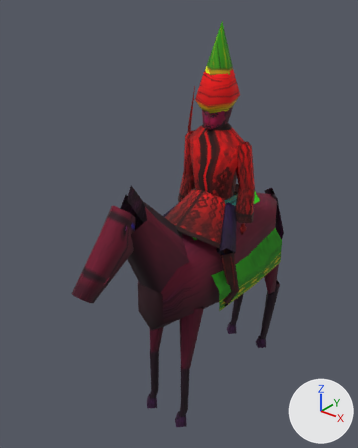
A saved change to the glTF model ordo/assets/models/units/kok_yuzboshi_lod1.glb.
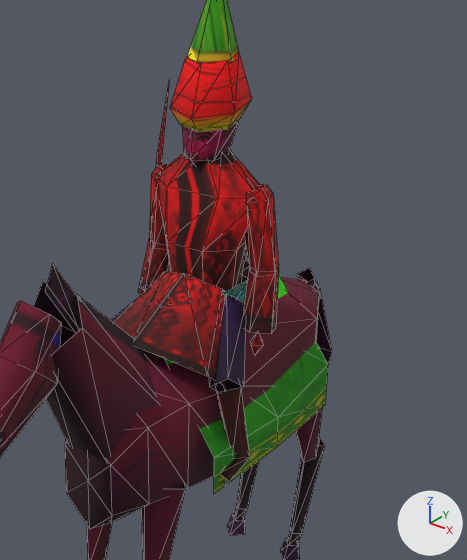
Each version appears first whole from a 50 mm lens placed at (1.89, -2.8, 3.07), pointed at (-0.16, -0.23, 1.48), and next in a close-up on the part from 29% to 100% of the width and 9% to 78% of the height. The axes (+X, +Y, +Z) are drawn at lower right. The lights are the same throughout. The first two pictures are the older version. The close-ups show mesh edges as thin lines. Vertices at exactly the same position are counted once.

The older version as bpy lines, for what is in view:
```python
me_kok_yuzboshi_lod1 = bpy.data.meshes.new('kok_yuzboshi_lod1')
me_kok_yuzboshi_lod1.from_pydata(...)  # 467 vertices, 564 faces; spans x -0.36..0.36, y -1.36..1.1, z 0.0..2.86
me_kok_yuzboshi_lod1.materials.append(mat_kokand_units)
# before: 214 (0.33, 0.06, 1.14) at pixel (278, 417), 215 (0.0, 0.06, 1.56), 216 (-0.33, 0.06, 1.14)
ob_kok_yuzboshi_lod1 = bpy.data.objects.new('kok_yuzboshi_lod1', me_kok_yuzboshi_lod1)
ob_kok_yuzboshi_lod1.location = (0.0, 0.0, 0.0)
```
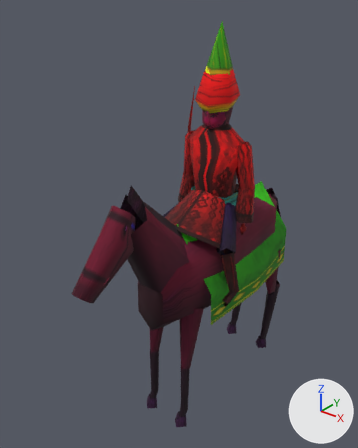
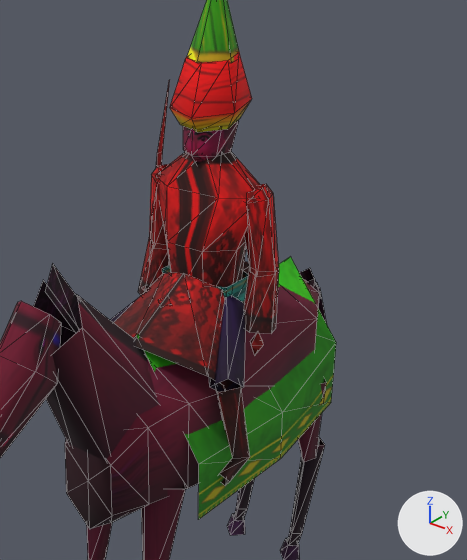
Pixel boxes (x1, y1, x2, y2) of what changed, in the close-ups (467 x 560 px; the box of a moved part takes in the faces that stretch with it):
'kok_yuzboshi_lod1', reshaped
    before: (0, 0, 332, 560)
    after: (0, 0, 336, 560)
part 1 of me_kok_yuzboshi_lod1, moved or reshaped
    before: (163, 269, 247, 303)
    after: (162, 265, 248, 303)
part 2 of me_kok_yuzboshi_lod1, moved or reshaped
    before: (165, 275, 328, 494)
    after: (135, 256, 336, 520)
part 3 of me_kok_yuzboshi_lod1, moved or reshaped
    before: (182, 122, 239, 167)
    after: (183, 120, 239, 164)

Diff of the bpy script that builds the scene:
```diff
--- a/ordo/assets/models/units/kok_yuzboshi_lod1.glb.py
+++ b/ordo/assets/models/units/kok_yuzboshi_lod1.glb.py
@@ me_kok_yuzboshi_lod1 @@
 me_kok_yuzboshi_lod1.from_pydata(...)  # 467 vertices, 564 faces; spans x -0.36..0.36, y -1.36..1.1, z 0.0..2.86
 # used by ob_kok_yuzboshi_lod1; location = (0.0, 0.0, 0.0)
-me_kok_yuzboshi_lod1.vertices[208].co = (0.32, 0.5, 1.0)  # pixel (325, 404)
-me_kok_yuzboshi_lod1.vertices[209].co = (0.32, 0.5, 1.2)  # pixel (328, 364)
-me_kok_yuzboshi_lod1.vertices[210].co = (0.0, 0.5, 1.61)
-me_kok_yuzboshi_lod1.vertices[211].co = (-0.32, 0.5, 1.2)
-me_kok_yuzboshi_lod1.vertices[212].co = (-0.32, 0.5, 1.0)
-me_kok_yuzboshi_lod1.vertices[213].co = (0.34, 0.06, 1.0)  # pixel (277, 446)
-me_kok_yuzboshi_lod1.vertices[217].co = (-0.34, 0.06, 1.0)
-me_kok_yuzboshi_lod1.vertices[218].co = (0.32, -0.38, 1.0)  # pixel (213, 494)
-me_kok_yuzboshi_lod1.vertices[219].co = (0.31, -0.38, 1.16)  # pixel (214, 457)
-me_kok_yuzboshi_lod1.vertices[220].co = (0.0, -0.38, 1.61)
-me_kok_yuzboshi_lod1.vertices[221].co = (-0.31, -0.38, 1.16)
-me_kok_yuzboshi_lod1.vertices[222].co = (-0.32, -0.38, 1.0)
-me_kok_yuzboshi_lod1.vertices[279].co = (0.0, 0.04, 2.2)
-me_kok_yuzboshi_lod1.vertices[280].co = (-0.07, 0.0, 2.2)
-me_kok_yuzboshi_lod1.vertices[281].co = (-0.07, -0.09, 2.2)  # pixel (184, 154)
-me_kok_yuzboshi_lod1.vertices[282].co = (0.0, -0.14, 2.2)  # pixel (190, 159)
-me_kok_yuzboshi_lod1.vertices[283].co = (0.07, -0.09, 2.2)  # pixel (214, 160)
-me_kok_yuzboshi_lod1.vertices[284].co = (0.07, 0.0, 2.2)
-me_kok_yuzboshi_lod1.vertices[285].co = (0.0, 0.09, 2.32)
+# me_kok_yuzboshi_lod1 part 1: the loose piece of 14 vertices spanning x -0.15..0.15, y -0.18..0.13, z 1.59..1.71 is scaled about its middle by (1, 1, 1.25)
+# me_kok_yuzboshi_lod1 part 2
+for i in [214, 215, 216]: me_kok_yuzboshi_lod1.vertices[i].co += Vector((0.0, 0.04, 0.0))
+me_kok_yuzboshi_lod1.vertices[208].co = (0.27, 0.66, 0.92)  # pixel (331, 402)
+me_kok_yuzboshi_lod1.vertices[209].co = (0.27, 0.66, 1.23)  # pixel (336, 342)
+me_kok_yuzboshi_lod1.vertices[210].co = (0.0, 0.66, 1.59)  # pixel (290, 256)
+me_kok_yuzboshi_lod1.vertices[211].co = (-0.27, 0.66, 1.23)
+me_kok_yuzboshi_lod1.vertices[212].co = (-0.27, 0.66, 0.92)
+me_kok_yuzboshi_lod1.vertices[213].co = (0.33, 0.1, 0.92)  # pixel (280, 458)
+me_kok_yuzboshi_lod1.vertices[217].co = (-0.33, 0.1, 0.92)
+me_kok_yuzboshi_lod1.vertices[218].co = (0.3, -0.46, 0.92)  # pixel (198, 519)
+me_kok_yuzboshi_lod1.vertices[219].co = (0.3, -0.46, 1.17)  # pixel (198, 464)
+me_kok_yuzboshi_lod1.vertices[220].co = (0.0, -0.46, 1.61)  # pixel (136, 335)
+me_kok_yuzboshi_lod1.vertices[221].co = (-0.3, -0.46, 1.17)
+me_kok_yuzboshi_lod1.vertices[222].co = (-0.3, -0.46, 0.92)
+# me_kok_yuzboshi_lod1 part 3
+me_kok_yuzboshi_lod1.vertices[279].co = (0.0, 0.05, 2.22)
+me_kok_yuzboshi_lod1.vertices[280].co = (-0.08, 0.01, 2.22)
+me_kok_yuzboshi_lod1.vertices[281].co = (-0.08, -0.09, 2.22)  # pixel (183, 149)
+me_kok_yuzboshi_lod1.vertices[282].co = (0.0, -0.14, 2.22)  # pixel (191, 155)
+me_kok_yuzboshi_lod1.vertices[283].co = (0.08, -0.09, 2.22)  # pixel (216, 156)
+me_kok_yuzboshi_lod1.vertices[284].co = (0.08, 0.01, 2.22)  # pixel (231, 151)
+me_kok_yuzboshi_lod1.vertices[285].co = (0.0, 0.09, 2.33)
 me_kok_yuzboshi_lod1.materials.append(mat_kokand_units)
```
